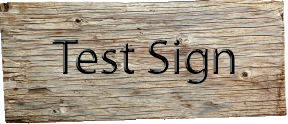
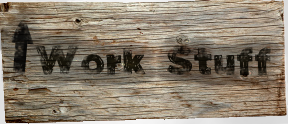
The second 288 × 124 image is a revision of the first. Changes to its layers:
added group "Work Stuffs" with 7 layers above "wood" over [0, 0, 288, 124]
"text": blend normal → multiply, moved it into group "Work Stuffs", painted on it, masked it over [35, 40, 271, 84]
added group "arrow" with 2 layers in group "Work Stuffs" over [0, 2, 46, 88]
added layer "shape" (multiply) in group "arrow" over [9, 14, 34, 76]
added layer "burn" in group "arrow" over [0, 2, 46, 88]
added layer "char" (multiply, 33%) in group "Work Stuffs" over [0, 0, 288, 124]
added layer "burnt" (color burn, 30%) in group "Work Stuffs" over [23, 33, 288, 124]
